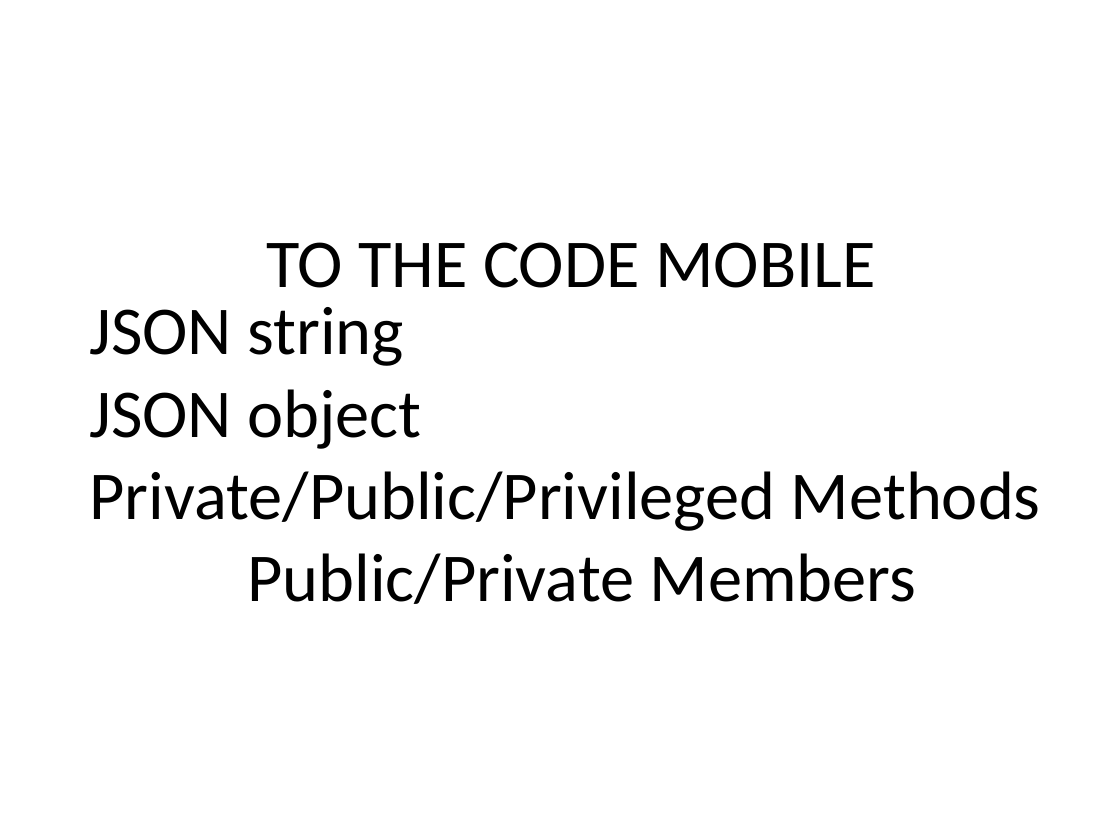
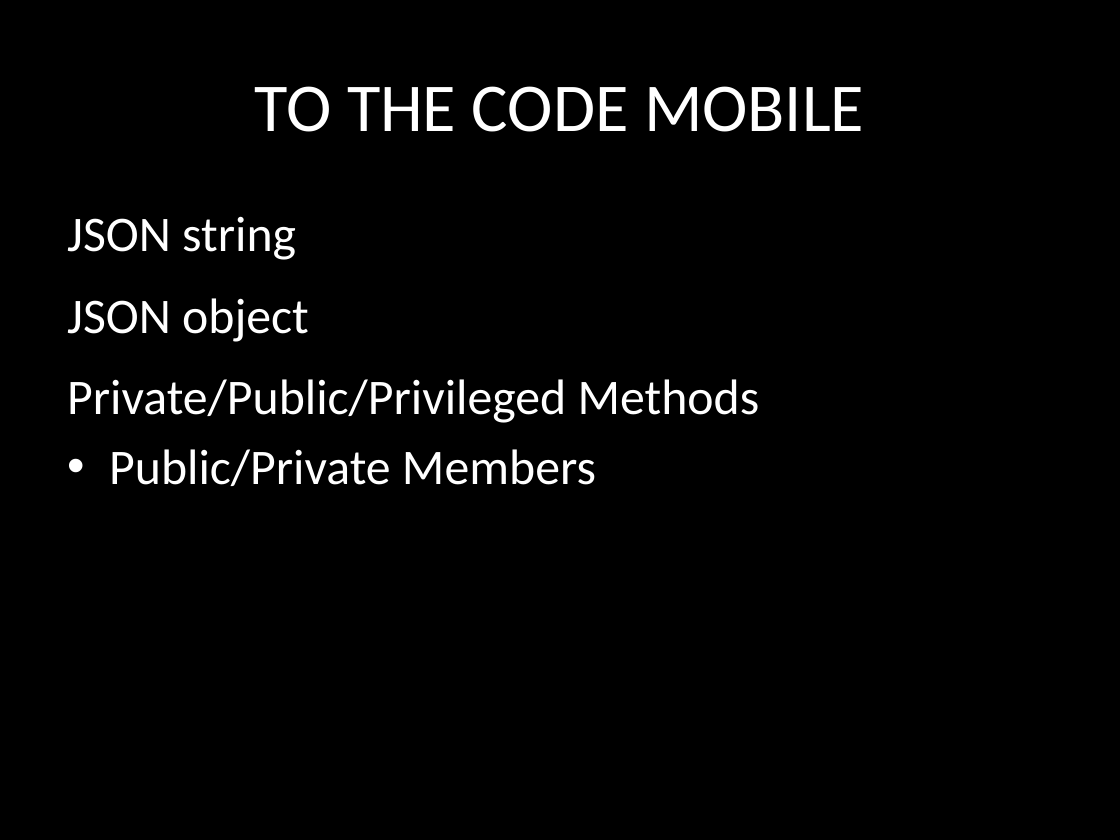
Before and after one commit to JadJabbour/JSOOWorkshop, a slide deck: slide 4 of JavaScript OO.pptx. Drawn at 1120x840 pixels with LibreOffice and Linux fonts; fonts in the diff are those of the drawing. Boxes give left, top, right and bottom in pixels: in the first picture for what was removed or moved away, otherwise in the second. Text is boxed around its words. In the diff, an @@ line names an element or a change of style, - is before the commit and + after.

Commit message:
presentation style

```diff
--- a/JavaScript OO.pptx
+++ b/JavaScript OO.pptx
@@ background #FFFFFF to #000000 @@
@@ title "TO THE CODE MOBILE": place and size @@
-title "TO THE CODE MOBILE" at bbox=[266, 242, 875, 288]
+title "TO THE CODE MOBILE" at bbox=[255, 86, 864, 132]
@@ title "TO THE CODE MOBILE" at bbox=[255, 86, 864, 132]: text colour #000000 to #FFFFFF @@
@@ text "JSON string JSON object Private/Public/Privileged ...": place and size @@
-text "JSON string JSON object Private/Public/Privileged ..." at bbox=[89, 307, 1041, 604]
+text "JSON string JSON object Private/Public/Privileged ..." at bbox=[67, 216, 760, 486]
@@ text "JSON string JSON object Private/Public/Privileged ..." at bbox=[67, 216, 760, 486]: size 44 to 32 pt, text colour #000000 to #FFFFFF; alignment centre to left; bullet none to •; more space between paragraphs; vertical alignment middle to top @@
```
Also in this commit, not shown: 16 other slides changed.
